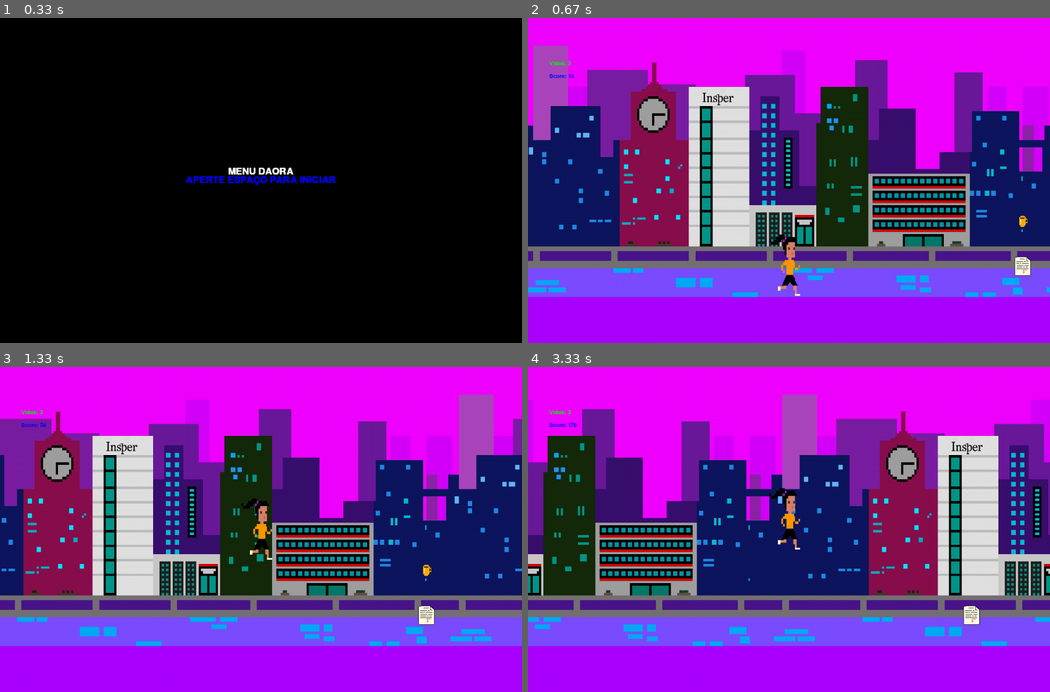
Above: before the commit, frames 1-4 (two rows, left to right).
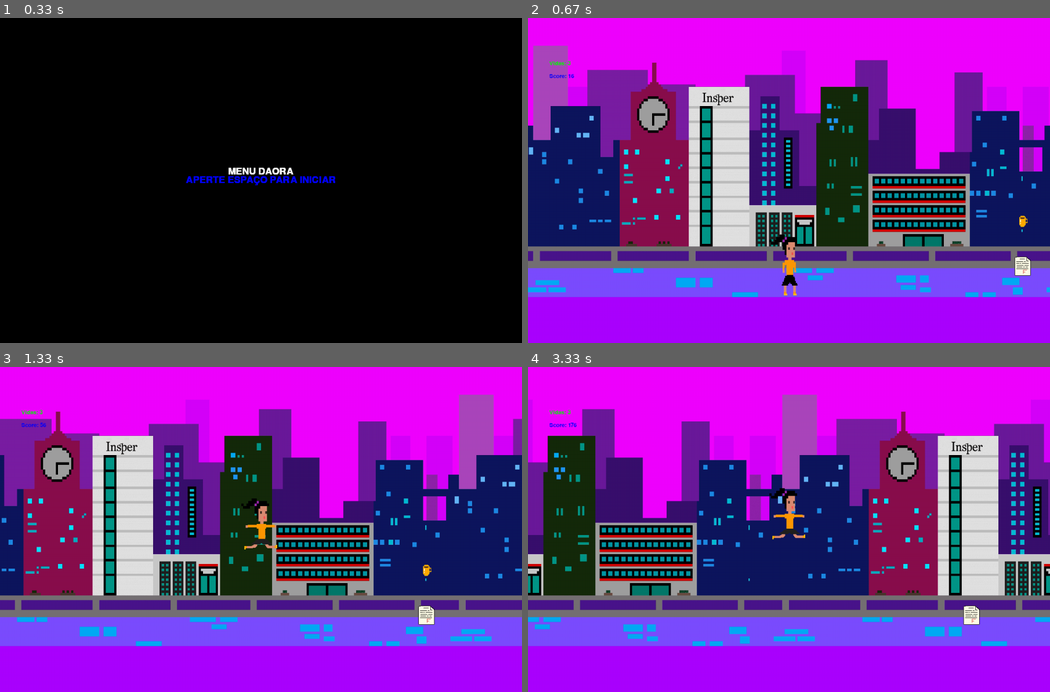
Above: after the commit, the same moments.

Repository: pedrofracassi/insper-dessoft-projeto-final
Game: pygame game, started from main.py
Same seed, same stepped clock (60 frames per second), same inputs: the game is played once before the commit and once after it.
Inputs:
- Up to frame 1 (0.33 s): no input
- Up to frame 2 (0.67 s): tap Space at 0.33 s
- Up to frame 3 (1.33 s): tap Space at 0.67 s
- Up to frame 4 (3.33 s): tap Space at 1.57, 1.87, 2.07, 2.37, 2.57, 2.87 s

Frame 1 is identical in both runs. In frame 2, 0.1% of the frame differs, in the area x 46-53%, y 67-86%; in frame 3, 0.2%; in frame 4, 0.3%, in the area x 46-54%, y 38-57%.

Commit message:
boneca correndo

Diff:
--- a/sprites/Alessandra.py
+++ b/sprites/Alessandra.py
@@ -10,12 +10,21 @@
 
 GRAVIDADE = 0.5
 
+
 class Alessandra(pygame.sprite.Sprite):
   def __init__(self):
     super(Alessandra, self).__init__()
     Le= pygame.image.load('./assets/alessandra.png').convert_alpha()
     Ale = pygame.transform.scale(Le, (200, 300))
-    self.image = Ale
+    Le2 = pygame.image.load('./assets/alessandra2.png').convert_alpha()
+    Ale2 = pygame.transform.scale(Le2, (200, 300))
+    Le3= pygame.image.load('./assets/alessandra3.png').convert_alpha()
+    Ale3 = pygame.transform.scale(Le3, (200, 300))
+    self.images = [Ale,Ale2,Ale3]
+    self.tempo = [0,1,2,3,4,5]
+    self.contador1 = 0
+    self.contador2 = 0
+    self.image = self.images[0]
     self.rect = self.image.get_rect()
     self.rect.centerx = WIDTH / 2
     self.rect.bottom = HEIGHT / (1.05)
@@ -25,6 +34,18 @@
     self.uphold = False
 
   def update (self):
+    if  self.contador1 in self.tempo and not self.pulando :
+      self.image = self.images[0]
+      self.contador1+=1
+    if self.contador1 not in self.tempo and not self.pulando:
+      self.image = self.images[1]
+      self.contador2+=1
+      if self.contador2 ==5:
+        self.contador = 0
+        self.contador2=0
+
+
+
     self.speedx = 0
     keystate = pygame.key.get_pressed()
     if keystate[pygame.K_SPACE] and not self.pulando and not self.uphold:
@@ -35,10 +56,11 @@
     if not keystate[pygame.K_SPACE]:
       self.uphold = False
 
-    self.rect.y += self.speedy
+    self.rect.bottom += self.speedy
 
     if self.pulando:
       self.speedy += GRAVIDADE
+      self.image = self.images[2]
 
     if self.rect.bottom > self.chao:
       self.speedy = 0
Renamed: assets/pixil-frame-0 (17).png -> assets/alessandra3.png
